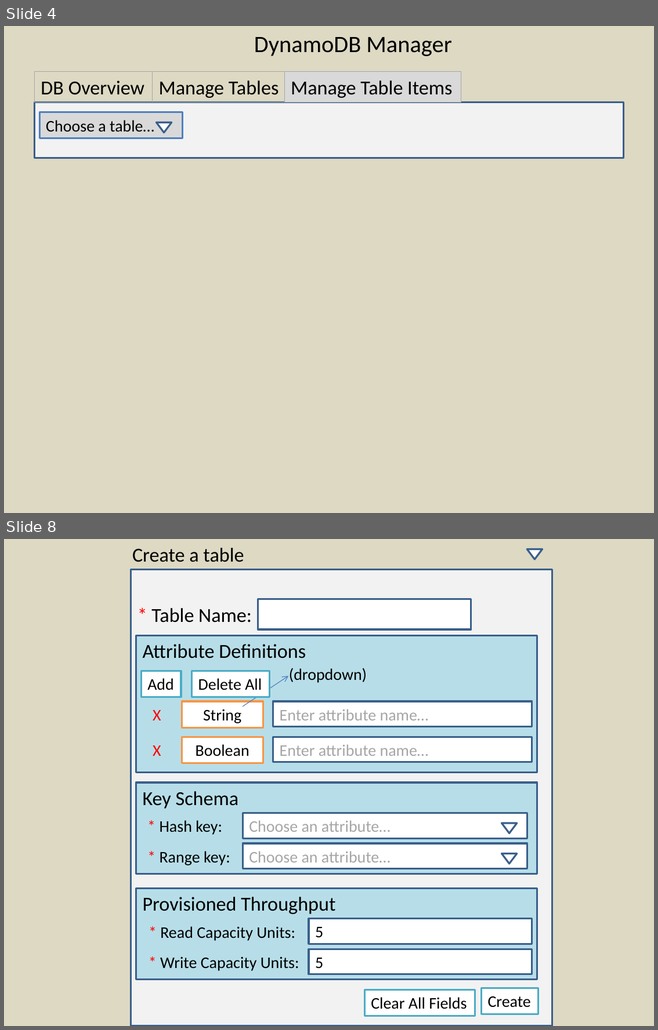
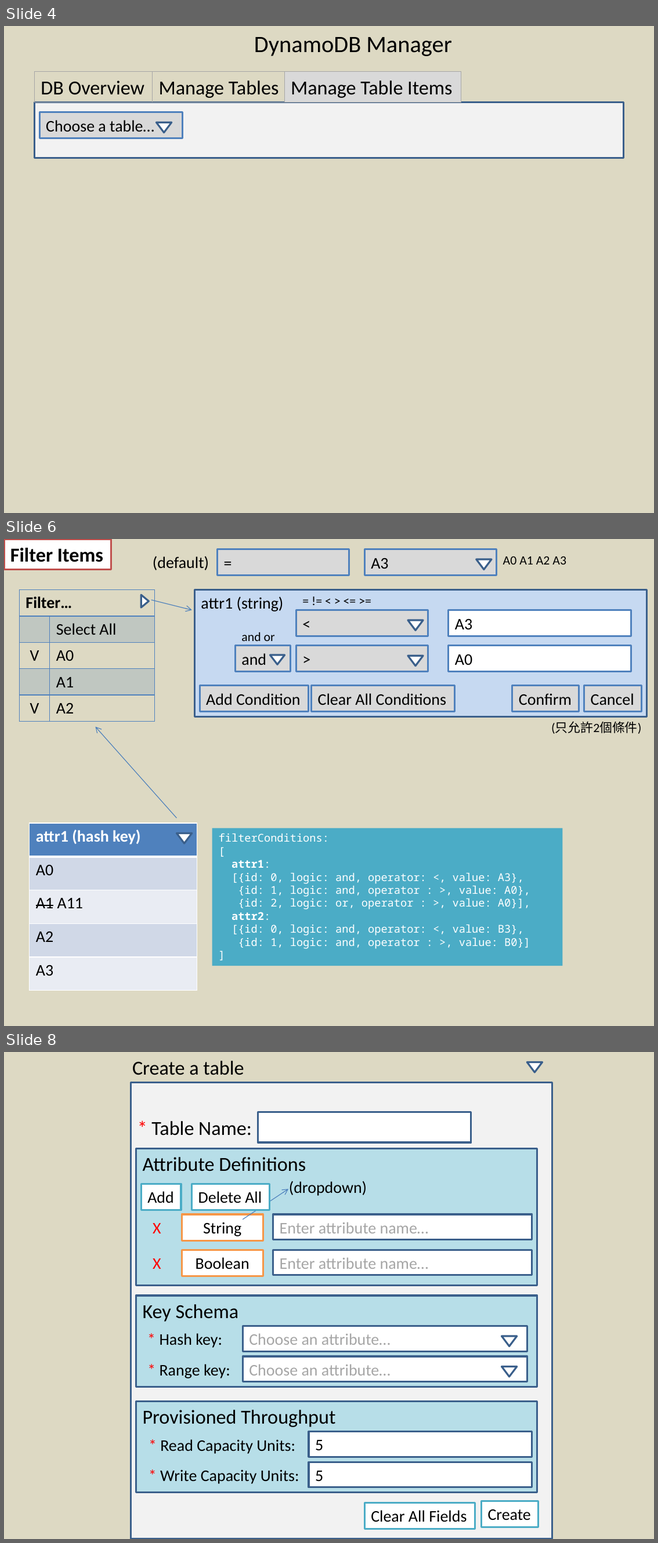
Before and after one commit to joycejoyce/DynamoDBManager, a slide deck: design/DynamoDB Manager.pptx. Shown one above the other, each under a label of ours: slides 4 and 8 before the commit, slides 4, 6 and 8 after it; the slides between them are not shown. The pictures are 658x1030 and 658x1543 pixels, drawn with LibreOffice and Linux fonts; fonts in the diff are those of the drawing; background and template pictures are left out. Boxes give left, top, right and bottom in pixels: in the first picture for what was removed or moved away, otherwise in the second. Text is boxed around its words. In the diff, an @@ line names an element or a change of style, - is before the commit and + after.

Commit message:
('For Test' page) Test managing table items: insert and delete

```diff
--- a/design/DynamoDB Manager.pptx
+++ b/design/DynamoDB Manager.pptx
@@ slide 6 added at <box>4,539,654,1026</box>, background #DDD9C3 @@
@@ rectangle added at <box>4,539,111,570</box>, fill #FFFFFF, outline #C0504D 2 pt, 22 pt, text #000000, bold @@
+Filter Items
@@ text added at <box>152,556,209,570</box>, 18 pt, text #000000 @@
+(default)
@@ rectangle added at <box>217,549,349,576</box>, fill #D9D9D9, outline #4F81BD 2 pt, 18 pt, text #000000 @@
+=
@@ rectangle added at <box>365,549,496,576</box>, fill #D9D9D9, outline #4F81BD 2 pt, 18 pt, text #000000 @@
+A3
@@ flow chart merge added at <box>476,559,491,570</box>, fill #FFFFFF, outline #3A5F8C 2 pt @@
@@ text added at <box>503,556,566,565</box>, 14 pt, text #000000 @@
+A0 A1 A2 A3
@@ table added at <box>19,589,154,722</box>, 5 rows, 2 columns @@
+Filter… | 
+ | Select All
+V | A0
+ | A1
+V | A2
@@ rectangle added at <box>194,589,646,716</box>, fill #C6D9F1, outline #3A5F8C 2 pt @@
@@ text added at <box>296,589,378,611</box>, 14 pt, text #000000 @@
+= != < > <= >=
@@ flow chart merge added at <box>141,595,149,608</box>, fill #FFFFFF, outline #3A5F8C 2 pt @@
@@ arrow added from (151, 600) to (192, 610), #4B7EBC 0.75 pt @@
@@ text added at <box>201,596,284,611</box>, 18 pt, text #000000 @@
+attr1 (string)
@@ rectangle added at <box>296,610,427,636</box>, fill #D9D9D9, outline #4F81BD 2 pt, 18 pt, text #000000 @@
+<
@@ flow chart merge added at <box>408,620,422,631</box>, fill #FFFFFF, outline #3A5F8C 2 pt @@
@@ rectangle added at <box>448,610,631,636</box>, fill #FFFFFF, outline #4F81BD 2 pt, 18 pt, text #000000 @@
+A3
@@ text added at <box>241,632,275,641</box>, 14 pt, text #000000 @@
+and or
@@ rectangle added at <box>235,646,291,671</box>, fill #D9D9D9, outline #4F81BD 2 pt, 18 pt, text #000000 @@
+and
@@ flow chart merge added at <box>270,655,284,665</box>, fill #FFFFFF, outline #3A5F8C 2 pt @@
@@ rectangle added at <box>296,646,427,671</box>, fill #D9D9D9, outline #4F81BD 2 pt, 18 pt, text #000000 @@
+>
@@ flow chart merge added at <box>408,656,422,667</box>, fill #FFFFFF, outline #3A5F8C 2 pt @@
@@ rectangle added at <box>448,646,631,671</box>, fill #FFFFFF, outline #4F81BD 2 pt, 18 pt, text #000000 @@
+A0
@@ rectangle added at <box>199,685,308,711</box>, fill #D9D9D9, outline #4F81BD 2 pt, 18 pt, text #000000 @@
+Add Condition
@@ rectangle added at <box>311,685,455,711</box>, fill #D9D9D9, outline #4F81BD 2 pt, 18 pt, text #000000 @@
+Clear All Conditions
@@ rectangle added at <box>512,685,579,711</box>, fill #D9D9D9, outline #4F81BD 2 pt, 18 pt, text #000000 @@
+Confirm
@@ rectangle added at <box>584,685,641,711</box>, fill #D9D9D9, outline #4F81BD 2 pt, 18 pt, text #000000 @@
+Cancel
@@ arrow added from (177, 819) to (96, 727), #4B7EBC 0.75 pt @@
@@ text added at <box>551,722,641,734</box>, 14 pt, text #000000 @@
+(只允許2個條件)
@@ table added at <box>30,824,197,991</box>, 5 rows, 1 columns @@
+attr1 (hash key)
+A0
+A1 A11
+A2
+A3
@@ flow chart merge added at <box>177,833,192,843</box>, fill #FFFFFF, outline #3A5F8C 2 pt @@
@@ rectangle added at <box>212,828,562,966</box>, fill #4BACC6, 12 pt, text #FFFFFF @@
+filterConditions:
+[
+attr1:
+[{id: 0, logic: and, operator: <, value: A3},
+{id: 1, logic: and, operator : >, value: A0},
+{id: 2, logic: or, operator : >, value: A0}],
+attr2:
+[{id: 0, logic: and, operator: <, value: B3},
+{id: 1, logic: and, operator : >, value: B0}]
+]
```
Also in this commit, not shown: 4 slides changed, 1 slide removed, 8 other files.
